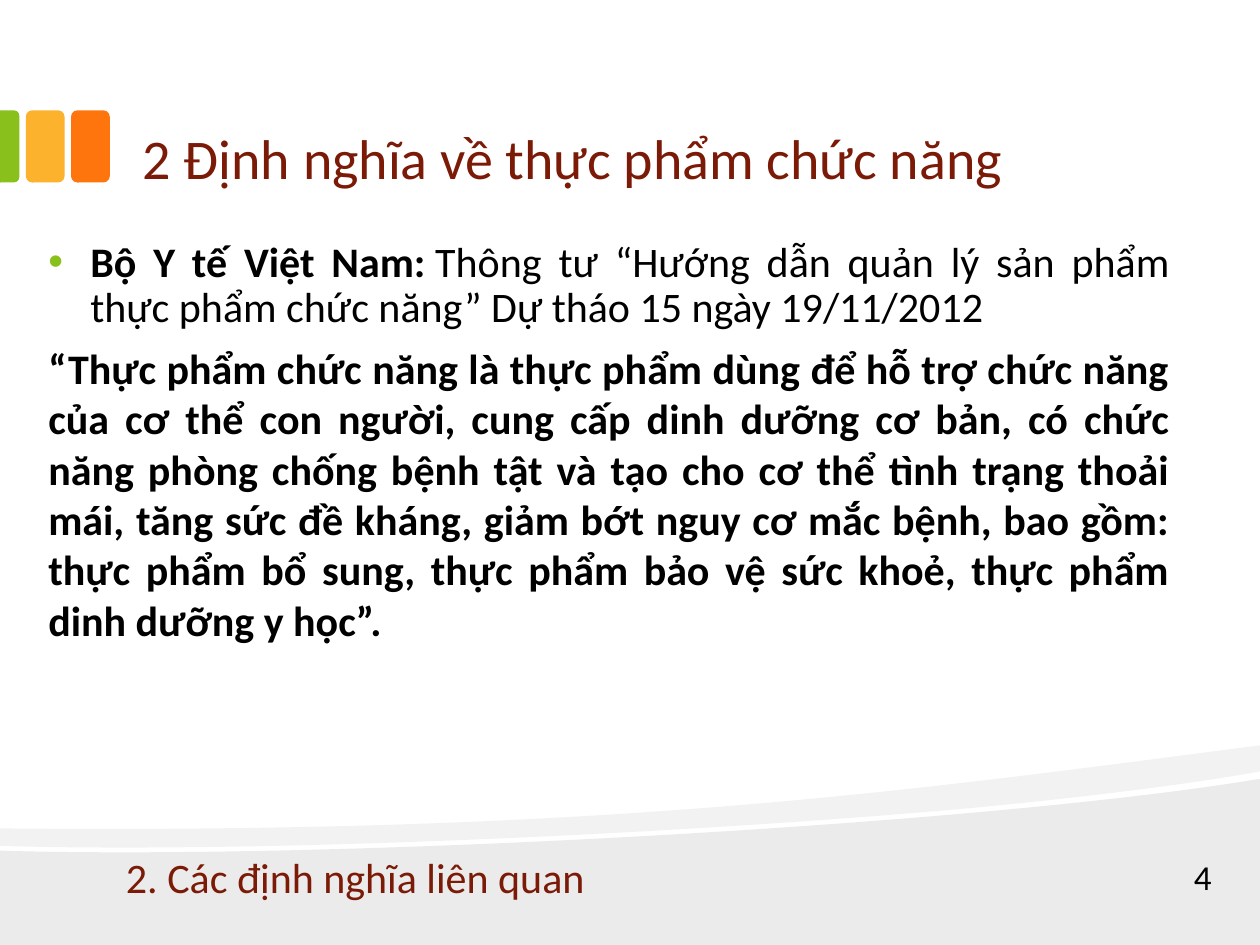
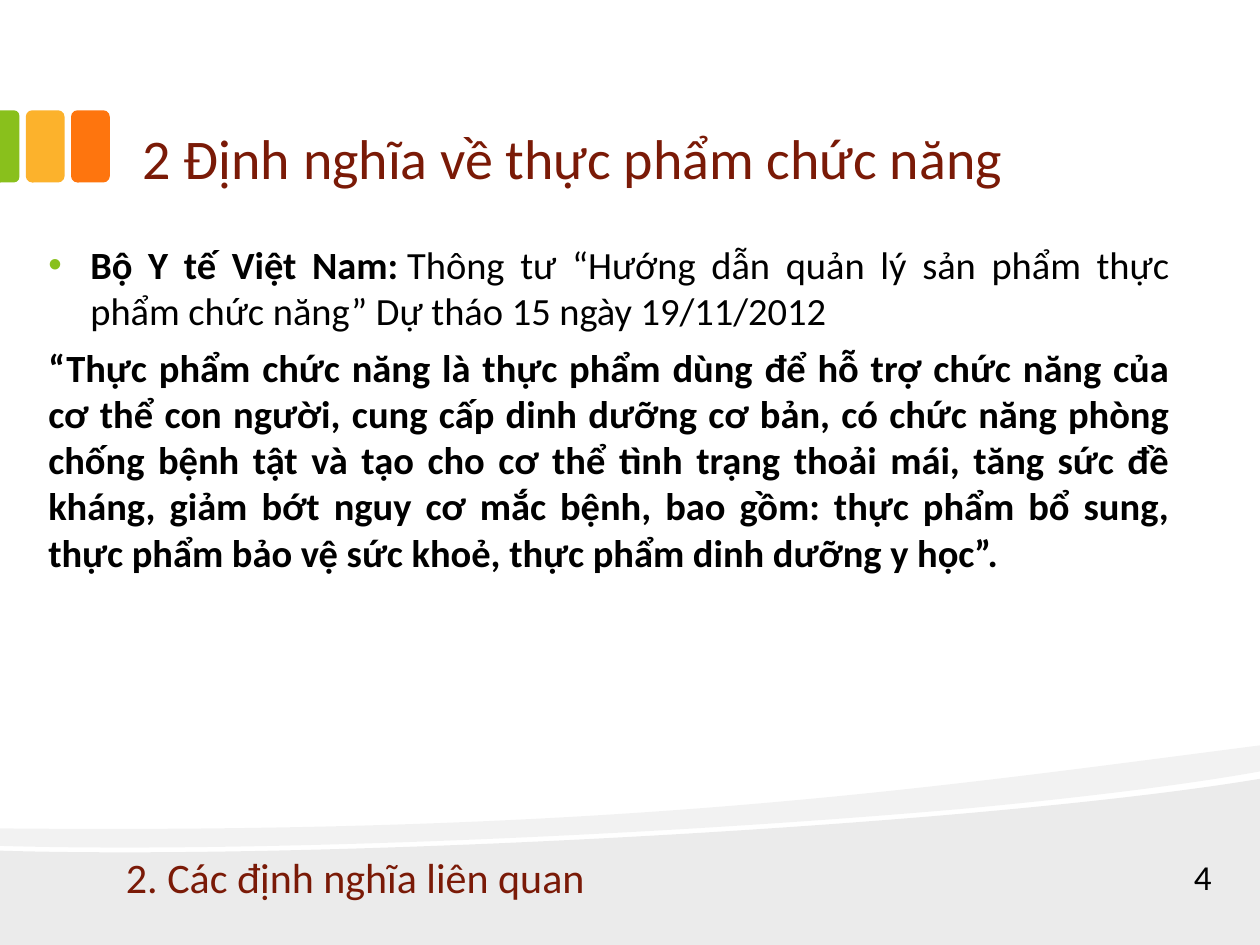
Before and after one commit to phamhoanghaison0402/Project_WebThucPhamChucNang, a slide deck: slide 4 of Report HCI/Report_HCI.ppt. Drawn at 1260x945 pixels with LibreOffice and Linux fonts; fonts in the diff are those of the drawing. Boxes give left, top, right and bottom in pixels: in the first picture for what was removed or moved away, otherwise in the second. Text is boxed around its words. In the diff, an @@ line names an element or a change of style, - is before the commit and + after.

```diff
--- a/Report HCI/Report_HCI.ppt
+++ b/Report HCI/Report_HCI.ppt
@@ text "Bộ Y tế Việt Nam: ..." at [48, 247, 1169, 574]: size 24 to 22 pt; line spacing 0.9 to 1 @@
```
Also in this commit, not shown: 4 other slides changed, 8 slides added.
